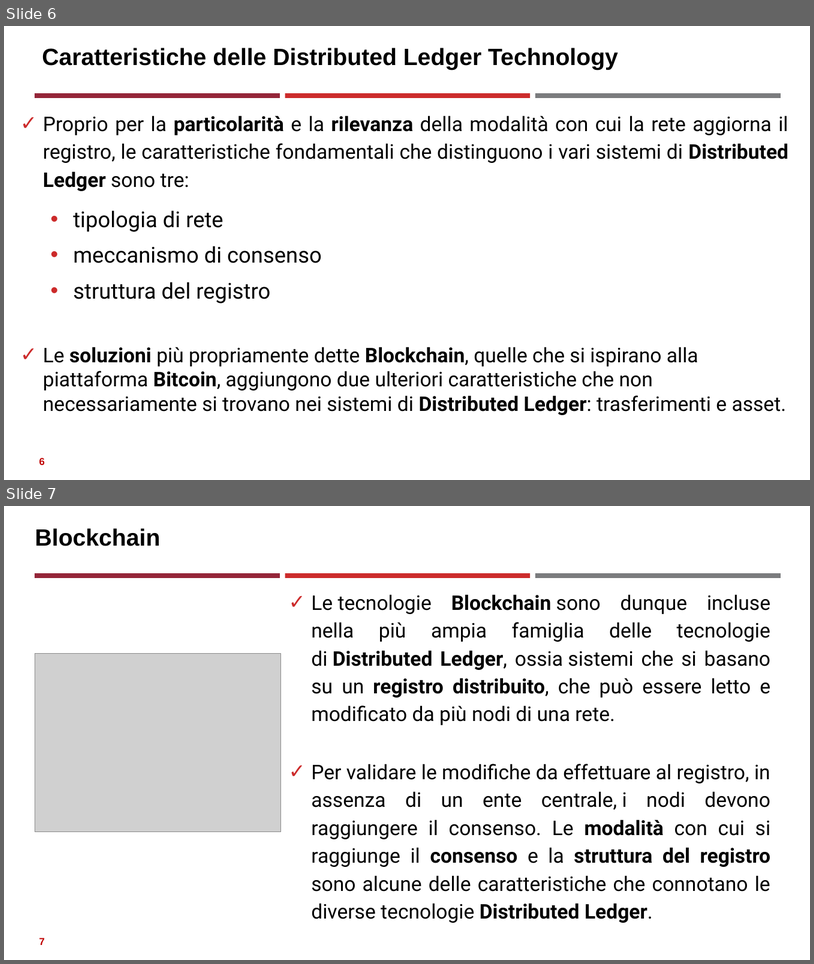
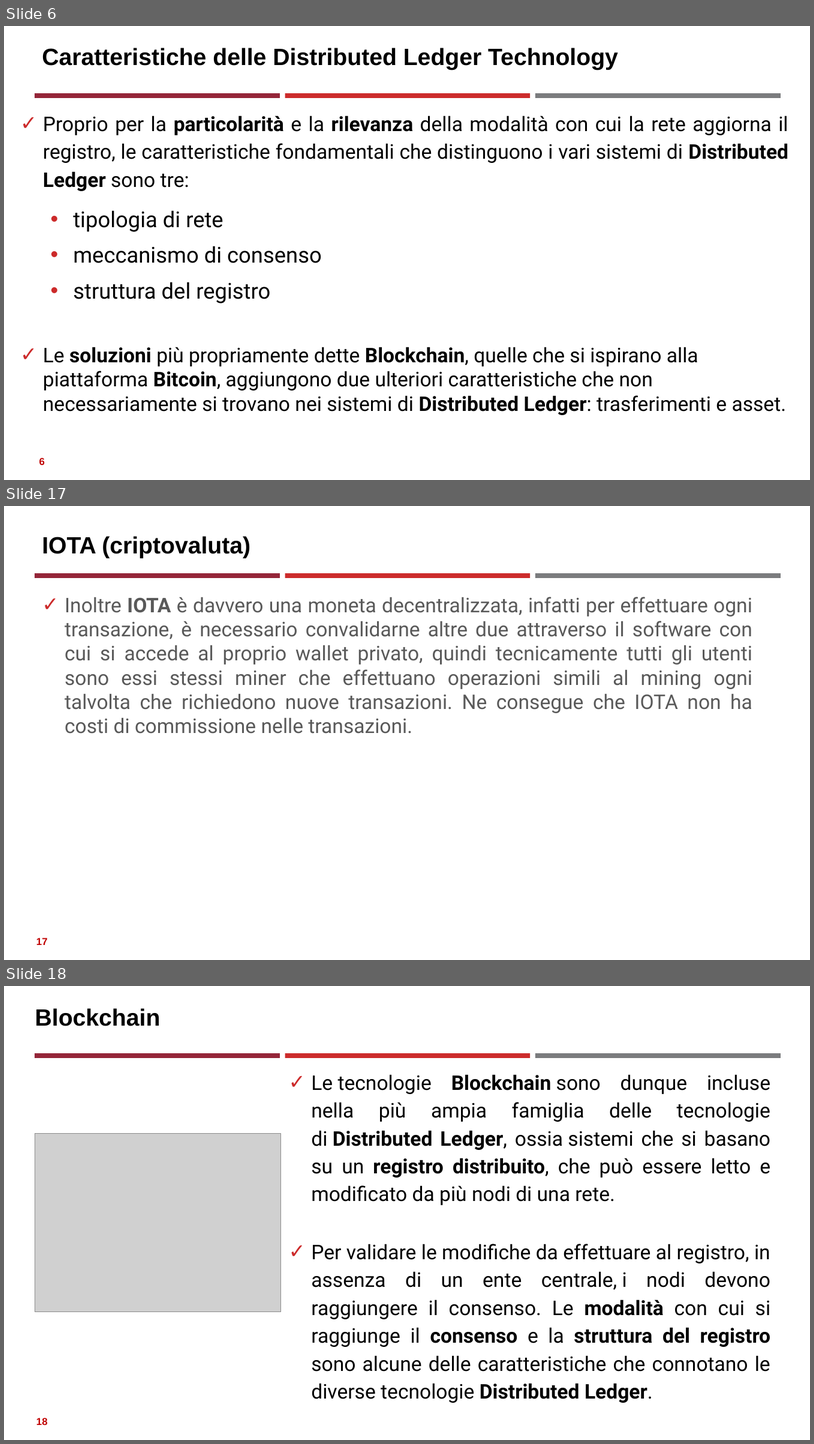
Before and after one commit to neural1977/data_science_interview_material, a slide deck: Assicurazioni/Distributed Ledger Technology_ita.pptx. Shown one above the other, each under a label of ours: slides 6 and 7 before the commit, slides 6, 17 and 18 after it; the slides between them are not shown. The pictures are 814x964 and 814x1444 pixels, drawn with LibreOffice and Linux fonts; fonts in the diff are those of the drawing; grey boxes stand for pictures. Boxes give left, top, right and bottom in pixels: in the first picture for what was removed or moved away, otherwise in the second. Text is boxed around its words. In the diff, an @@ line names an element or a change of style, - is before the commit and + after.

```diff
--- a/Assicurazioni/Distributed Ledger Technology_ita.pptx
+++ b/Assicurazioni/Distributed Ledger Technology_ita.pptx
@@ slide 17 added at (4, 506, 810, 960), background #FFFFFF; not listed: 3 template elements that a slide beside it also shows @@
@@ title added at (42, 536, 251, 558), 28 pt, text #000000, bold @@
+IOTA (criptovaluta)
@@ text added at (65, 597, 753, 733), 24 pt, text #595959 @@
+✓ Inoltre IOTA è davvero una moneta decentralizzata, infatti per effettuare ogni transazione, è necessario convalidarne altre due attraverso il software con cui si accede al proprio wallet privato, quindi tecnicamente tutti gli utenti sono essi stessi miner che effettuano operazioni simili al mining ogni talvolta che richiedono nuove transazioni. Ne consegue che IOTA non ha costi di commissione nelle transazioni.
@@ page number added at (36, 937, 48, 945), 12 pt, text #C00000, bold @@
+17
@@ what was slide 7 is now slide 18 @@
@@ page number at (36, 1417, 48, 1425): text changed @@
-7
+18
```
Also in this commit, not shown: 11 other slides added, 5 other files.
